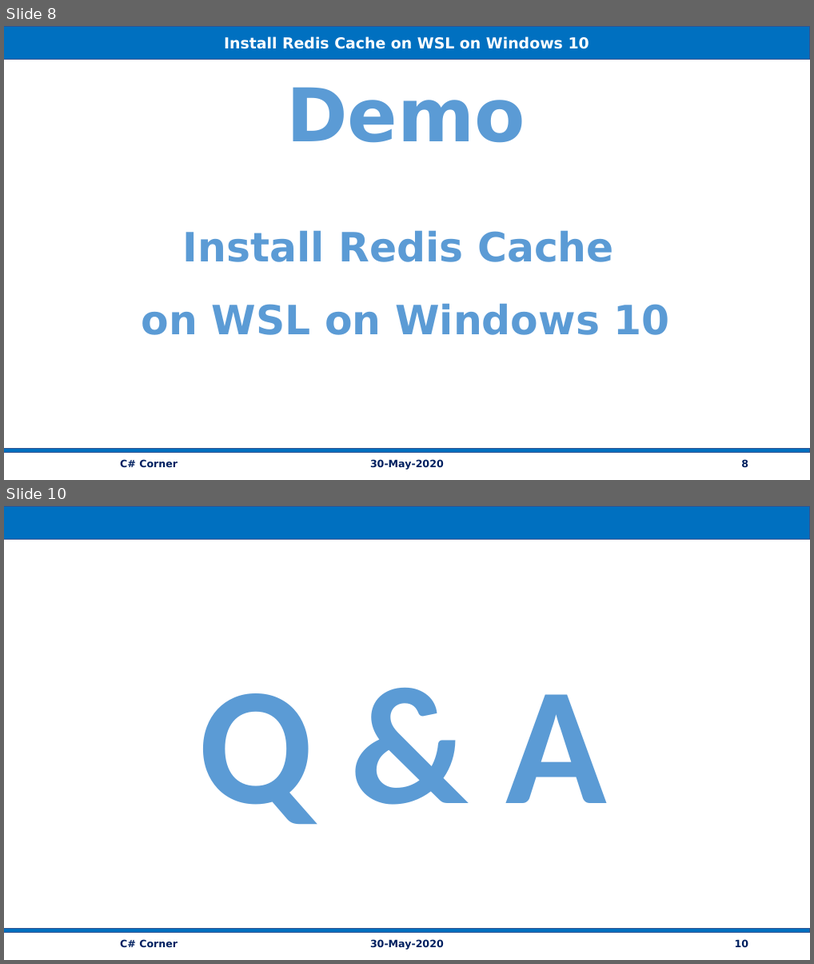
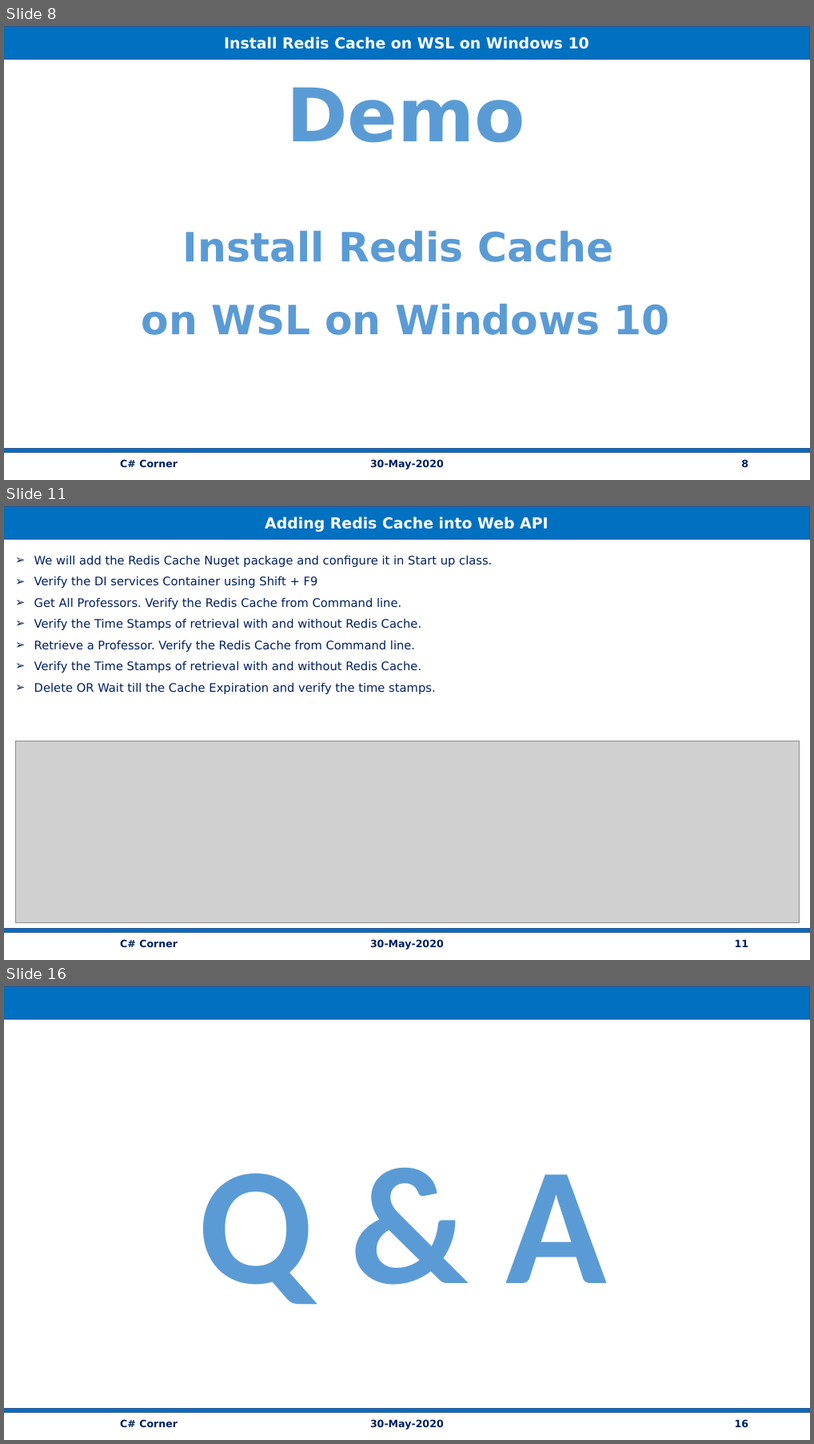
Before and after one commit to vishipayyallore/speaker_series_2021, a slide deck: CSharpCorner/30May2020_ASP.NetCoreWebAPI_SQLServer_Redis/Documentation/ASP.NetCoreWebAPI_SQLServer_Redis_Angular9UI.pptx. Shown one above the other, each under a label of ours: slides 8 and 10 before the commit, slides 8, 11 and 16 after it; the slides between them are not shown. The pictures are 814x964 and 814x1444 pixels, drawn with LibreOffice and Linux fonts; fonts in the diff are those of the drawing; grey boxes stand for pictures. Boxes give left, top, right and bottom in pixels: in the first picture for what was removed or moved away, otherwise in the second. Text is boxed around its words. In the diff, an @@ line names an element or a change of style, - is before the commit and + after.

```diff
--- a/CSharpCorner/30May2020_ASP.NetCoreWebAPI_SQLServer_Redis/Documentation/ASP.NetCoreWebAPI_SQLServer_Redis_Angular9UI.pptx
+++ b/CSharpCorner/30May2020_ASP.NetCoreWebAPI_SQLServer_Redis/Documentation/ASP.NetCoreWebAPI_SQLServer_Redis_Angular9UI.pptx
@@ slide 11 added at <box>4,506,810,960</box>, background #FFFFFF @@
@@ rectangle added at <box>4,507,810,540</box>, fill #0070C0, outline #325491 1 pt, 18 pt, text #FFFFFF, bold @@
+Adding Redis Cache into Web API
@@ text added at <box>34,555,492,694</box>, 14 pt, text #002060 @@
+➢ We will add the Redis Cache Nuget package and configure it in Start up class.
+➢ Verify the DI services Container using Shift + F9
+➢ Get All Professors. Verify the Redis Cache from Command line.
+➢ Verify the Time Stamps of retrieval with and without Redis Cache.
+➢ Retrieve a Professor. Verify the Redis Cache from Command line.
+➢ Verify the Time Stamps of retrieval with and without Redis Cache.
+➢ Delete OR Wait till the Cache Expiration and verify the time stamps.
@@ picture added at <box>15,740,799,923</box> @@
@@ rectangle added at <box>4,928,810,932</box>, fill #0070C0, outline #325491 1 pt @@
@@ text added at <box>120,939,178,948</box>, 12 pt, text #002060, bold @@
+C# Corner
@@ text added at <box>370,939,444,949</box>, 12 pt, text #002060, bold @@
+30-May-2020
@@ page number added at <box>735,939,749,947</box>, 12 pt, text #002060, bold @@
+11
@@ what was slide 10 is now slide 16 @@
```
Also in this commit, not shown: 1 slide changed, 5 other slides added, 59 other files.
